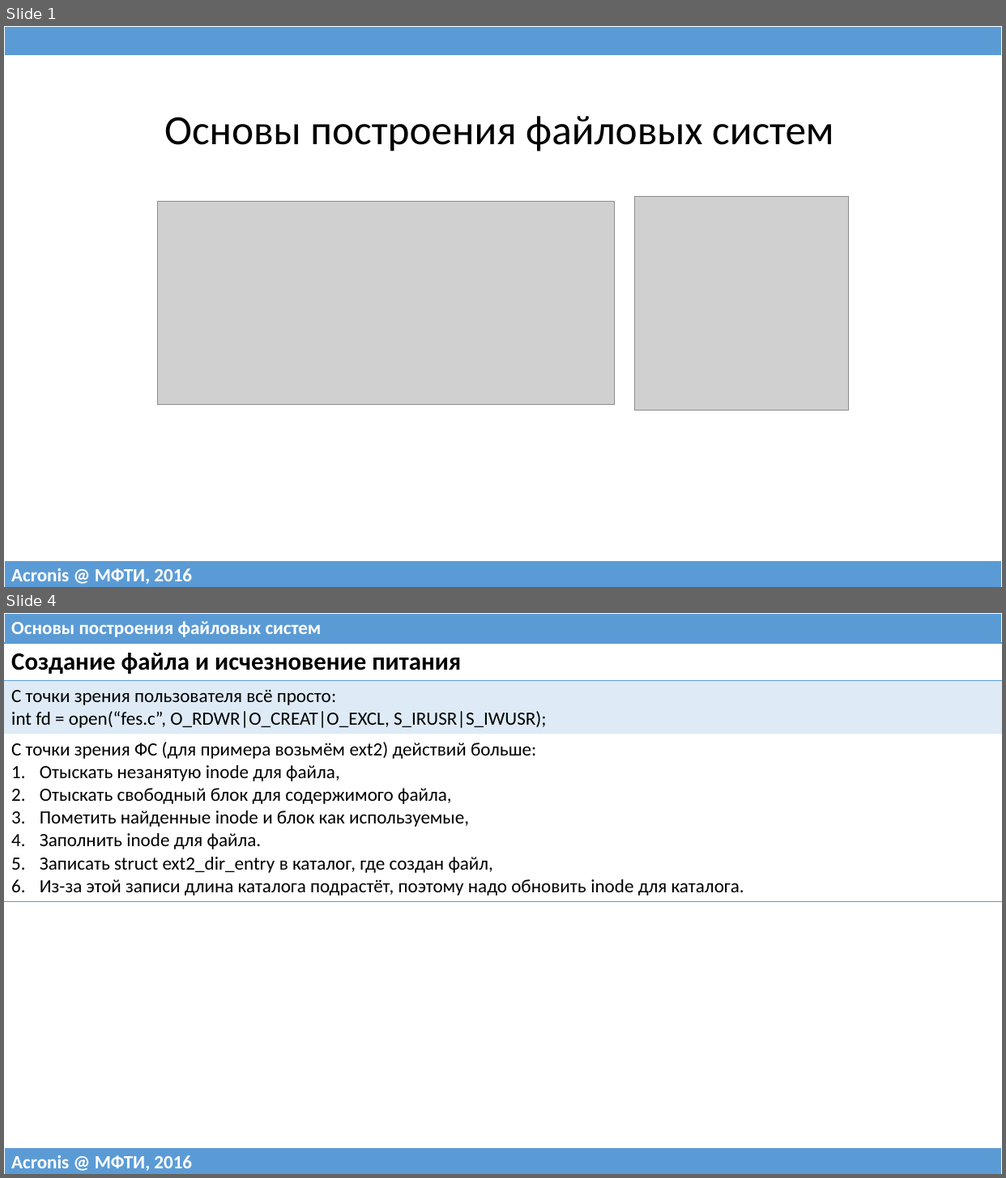
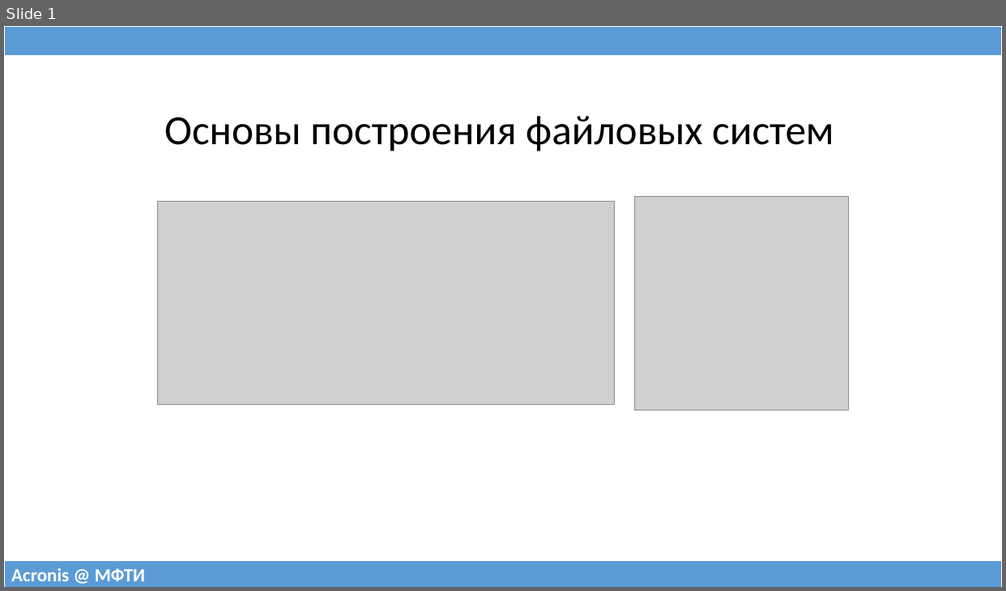
Before and after one commit to 75cc8545e7b021ed280ed0ef99fc7fc4/filesystems-101, a slide deck: talks/src/class04.pptx. Shown one above the other, each under a label of ours: slides 1 and 4 before the commit, slide 1 after it; the slides between them are not shown. The pictures are 1006x1178 and 1006x591 pixels, drawn with LibreOffice and Linux fonts; fonts in the diff are those of the drawing; grey boxes stand for pictures. Boxes give left, top, right and bottom in pixels: in the first picture for what was removed or moved away, otherwise in the second. Text is boxed around its words. In the diff, an @@ line names an element or a change of style, - is before the commit and + after.

```diff
--- a/talks/src/class04.pptx
+++ b/talks/src/class04.pptx
@@ slide 4 removed at <box>4,613,1002,1174</box>, background #FFFFFF @@
@@ table removed at <box>4,613,1002,643</box>, 1 rows, 1 columns @@
-Основы построения файловых систем
@@ table removed at <box>4,643,1002,899</box>, 3 rows, 1 columns @@
-Создание файла и исчезновение питания
-С точки зрения пользователя всё просто: / int fd = open(“fes.c”, O_RDWR|O_CREAT|O_EXCL, S_IRUSR|S_IWUSR);
-С точки зрения ФС (для примера возьмём ext2) действий больше: / Отыскать незанятую inode для файла, / Отыскать свободный блок для содержимого файла, / Пометить найденные inode и блок как используемые, / Заполнить inode для файла. / Записать struct ext2_dir_entry в каталог, где создан файл, / Из-за этой записи длина каталога подрастёт, поэтому надо обновить inode для каталога.
@@ table removed at <box>4,1148,1002,1174</box>, 1 rows, 1 columns @@
-Acronis @ МФТИ, 2016
@@ slide 1 changed as well @@
@@ table at <box>4,561,1002,587</box> @@
-row 1, column 1: Acronis @ МФТИ, 2016
+row 1, column 1: Acronis @ МФТИ
```
Also in this commit, not shown: 2 other slides changed, 27 slides added, 30 other slides removed, 3 other files.
